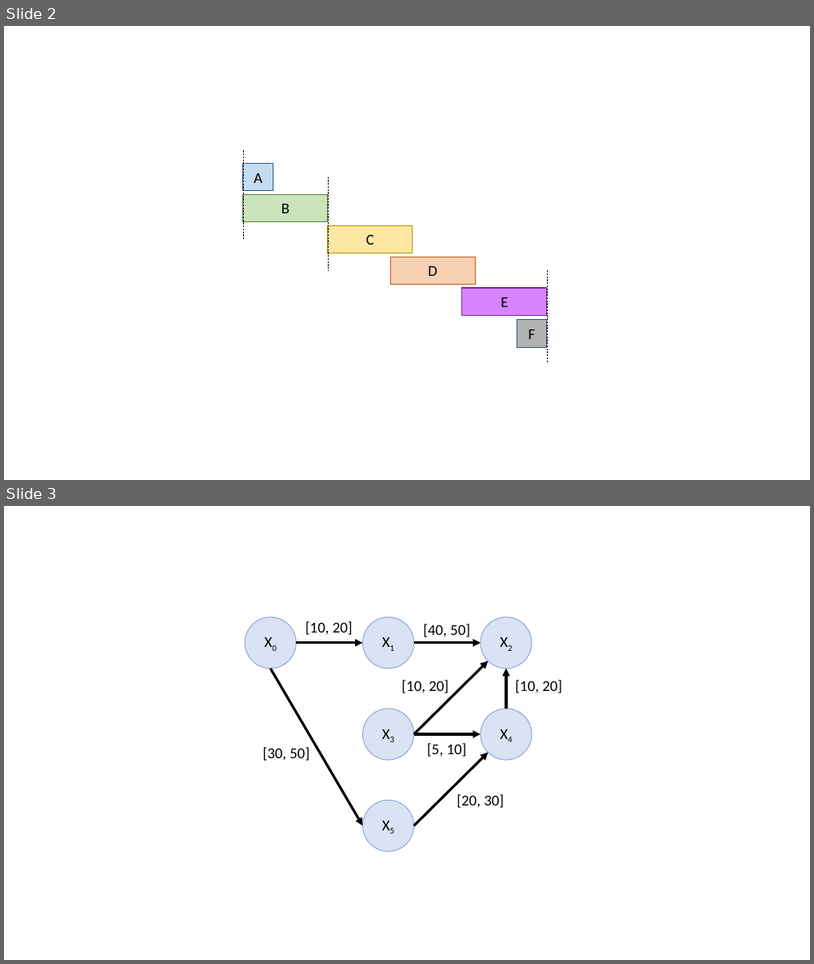
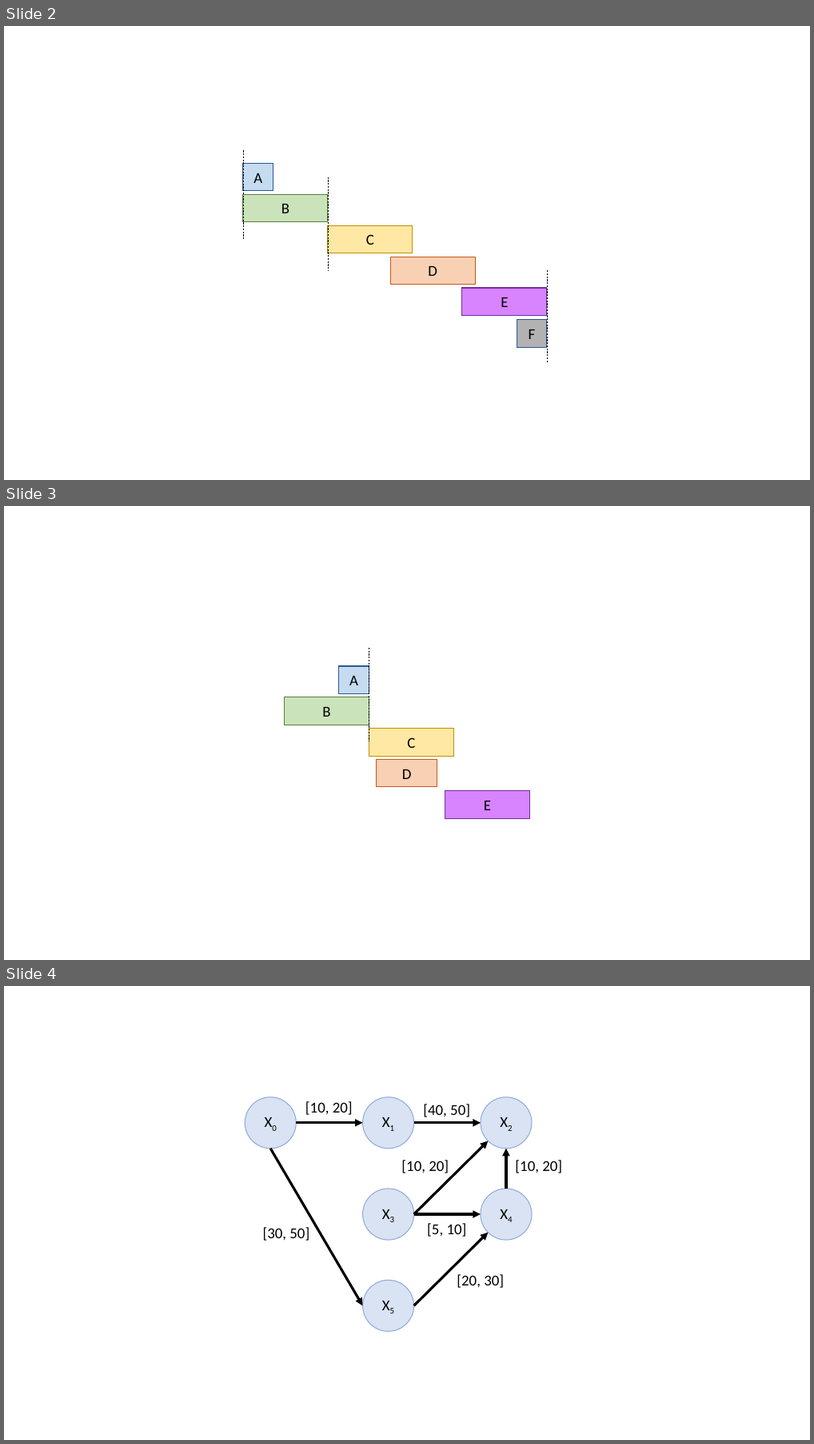
Before and after one commit to maggiewu19/6.877_Final_Project, a slide deck: images.pptx. Shown one above the other, each under a label of ours: slides 2 and 3 before the commit, slides 2, 3 and 4 after it. The pictures are 814x964 and 814x1444 pixels, drawn with LibreOffice and Linux fonts; fonts in the diff are those of the drawing. Boxes give left, top, right and bottom in pixels: in the first picture for what was removed or moved away, otherwise in the second. Text is boxed around its words. In the diff, an @@ line names an element or a change of style, - is before the commit and + after.

```diff
--- a/images.pptx
+++ b/images.pptx
@@ slide 3 added at (x1=4, y1=506, x2=810, y2=960), background #FFFFFF @@
@@ group added at (x1=285, y1=648, x2=530, y2=818): 5 rectangles, 1 line @@
+B
+A
+C
+D
+E
@@ what was slide 3 is now slide 4 @@
```
Also in this commit, not shown: 2 other files.
